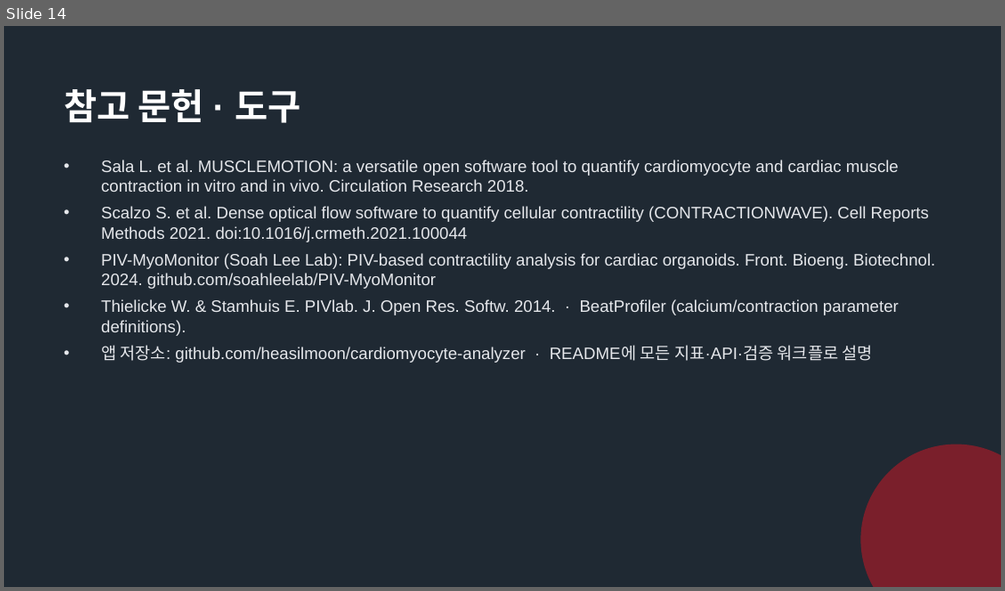
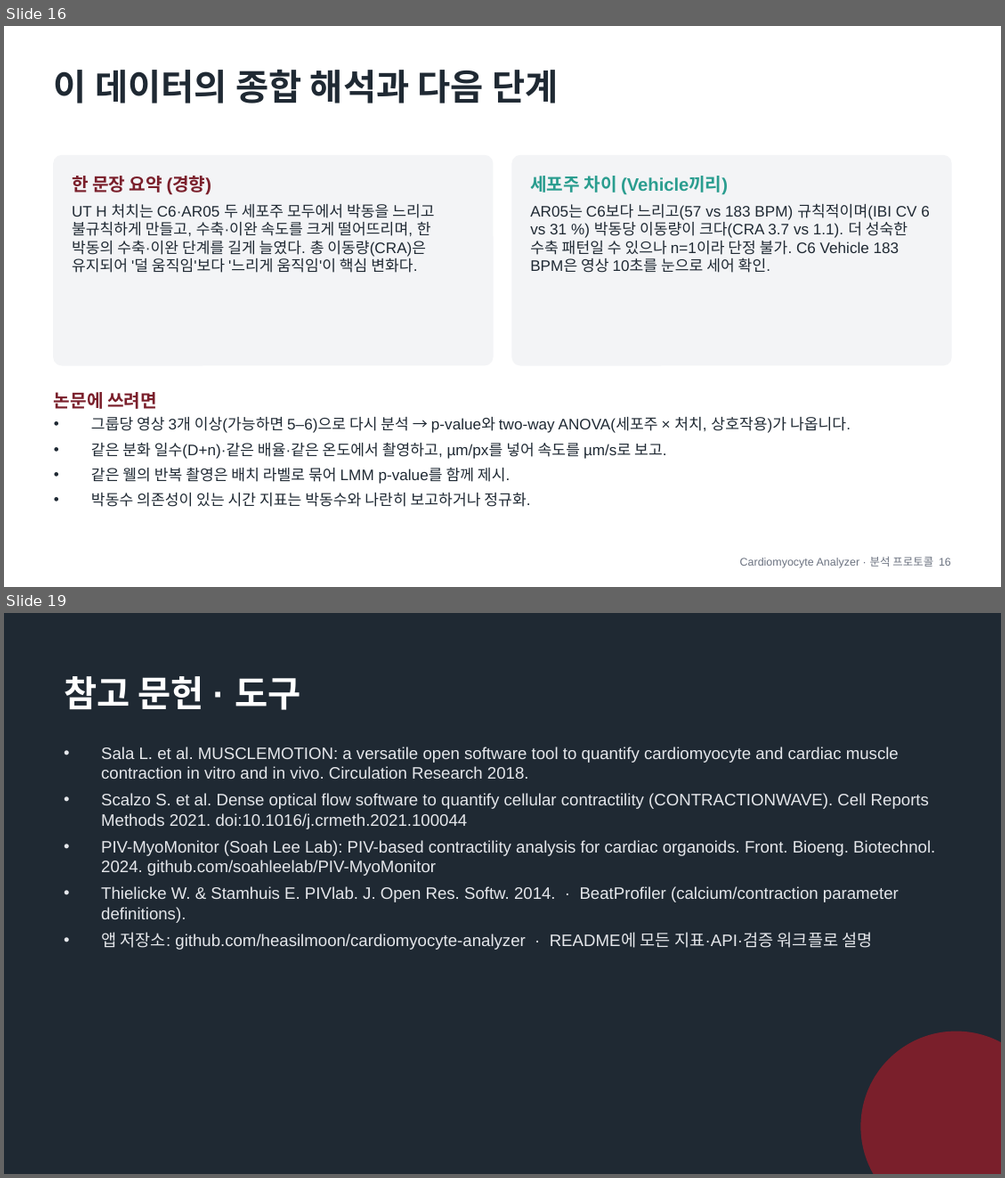
Before and after one commit to heasilmoon/cardiomyocyte-analyzer, a slide deck: docs/Cardiomyocyte_Analyzer_분석프로토콜_지표설명.pptx. Shown one above the other, each under a label of ours: slide 14 before the commit, slides 16 and 19 after it; the slides between them are not shown. The pictures are 1005x591 and 1005x1178 pixels, drawn with LibreOffice and Linux fonts; fonts in the diff are those of the drawing. Boxes give left, top, right and bottom in pixels: in the first picture for what was removed or moved away, otherwise in the second. Text is boxed around its words. In the diff, an @@ line names an element or a change of style, - is before the commit and + after.

```diff
--- a/docs/Cardiomyocyte_Analyzer_분석프로토콜_지표설명.pptx
+++ b/docs/Cardiomyocyte_Analyzer_분석프로토콜_지표설명.pptx
@@ slide 16 added at [4,26,1001,587], background #FFFFFF @@
@@ text added at [54,70,558,103], 26 pt, text #1F2933, bold @@
+이 데이터의 종합 해석과 다음 단계
@@ rounded rectangle added at [54,156,493,365], fill #F3F4F6, outline #F3F4F6 1 pt @@
@@ rounded rectangle added at [512,156,951,365], fill #F3F4F6, outline #F3F4F6 1 pt @@
@@ text added at [72,176,212,194], 13 pt, text #7A1F2B, bold @@
+한 문장 요약 (경향)
@@ text added at [530,176,728,195], 13 pt, text #2A9D8F, bold @@
+세포주 차이 (Vehicle끼리)
@@ text added at [72,204,434,273], 11 pt, text #1F2933 @@
+UT H 처치는 C6·AR05 두 세포주 모두에서 박동을 느리고 불규칙하게 만들고, 수축·이완 속도를 크게 떨어뜨리며, 한 박동의 수축·이완 단계를 길게 늘였다. 총 이동량(CRA)은 유지되어 '덜 움직임'보다 '느리게 움직임'이 핵심 변화다.
@@ text added at [530,203,930,273], 11 pt, text #1F2933 @@
+AR05는 C6보다 느리고(57 vs 183 BPM) 규칙적이며(IBI CV 6 vs 31 %) 박동당 이동량이 크다(CRA 3.7 vs 1.1). 더 성숙한 수축 패턴일 수 있으나 n=1이라 단정 불가. C6 Vehicle 183 BPM은 영상 10초를 눈으로 세어 확인.
@@ text added at [54,392,157,409], 13 pt, text #7A1F2B, bold @@
+논문에 쓰려면
@@ text added at [91,417,850,507], 11 pt, text #1F2933 @@
+• 그룹당 영상 3개 이상(가능하면 5–6)으로 다시 분석 → p-value와 two-way ANOVA(세포주 × 처치, 상호작용)가 나옵니다.
+• 같은 분화 일수(D+n)·같은 배율·같은 온도에서 촬영하고, µm/px를 넣어 속도를 µm/s로 보고.
+• 같은 웰의 반복 촬영은 배치 라벨로 묶어 LMM p-value를 함께 제시.
+• 박동수 의존성이 있는 시간 지표는 박동수와 나란히 보고하거나 정규화.
@@ text added at [740,556,951,568], 8 pt, text #6B7280 @@
+Cardiomyocyte Analyzer · 분석 프로토콜 16
@@ what was slide 14 is now slide 19 @@
```
Also in this commit, not shown: 2 slides changed, 4 other slides added, 1 other file.
